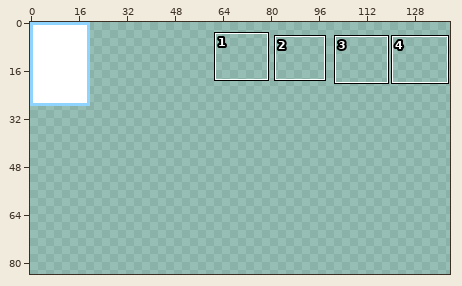
Two states of a pixel-art file, assets/gui/itembox.aseprite. Above, an overview of the earlier version with the close-up marked.
Close-up. Before:
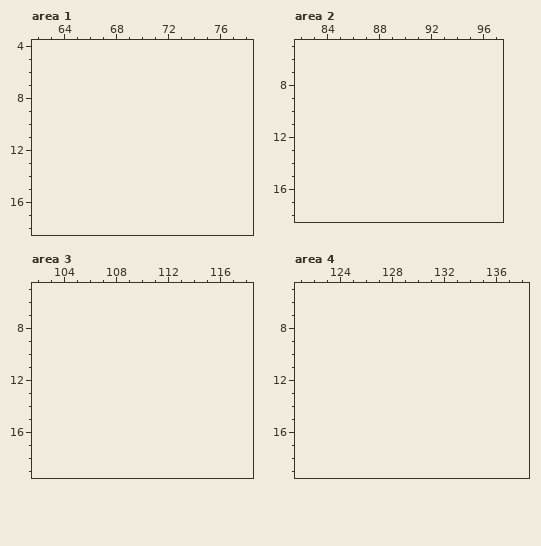
20x28 pixels, 1 frame. Shown: area 1: x 62..78, y 4..18; area 2: x 82..97, y 5..18; area 3: x 102..118, y 5..19; area 4: x 121..138, y 5..19. The old version is drawn lined up with the new one, on the new canvas. The commit also changed other parts of the picture, which this record leaves out.
New version:
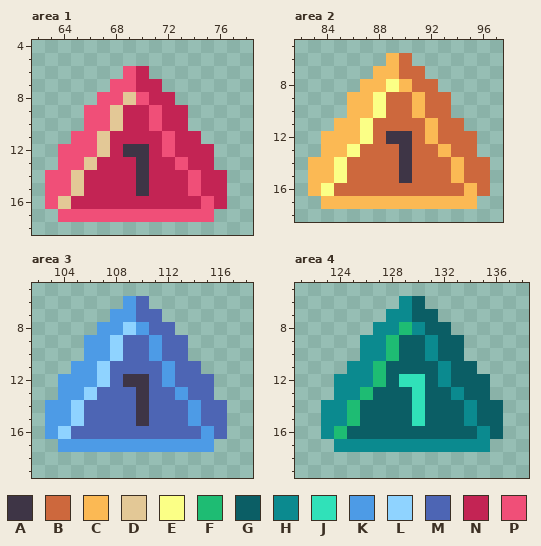
Palette (. is transparent): A #3e3546  B #cd683d  C #fbb954  D #e3c896  E #fbff86  F #1ebc73  G #0b5e65  H #0b8a8f  J #30e1b9  K #4d9be6  L #8fd3ff  M #4d65b4  N #c32454  P #f04f78
From old to new:
{"change": "canvas 20x28 -> 140x84"}
{"where": "area 1"}
{"y":6,"x":69,"old":"..","new":"PN"}
{"y":7,"x":68,"old":"....","new":"PPNN"}
{"y":8,"x":67,"old":"......","new":"PPDPNN"}
{"y":9,"x":66,"old":"........","new":"PPDNNPNN"}
{"y":10,"x":66,"old":"........","new":"PPDNNPNN"}
{"y":11,"x":65,"old":"..........","new":"PPDNNNNPNN"}
{"y":12,"x":64,"old":"............","new":"PPPDNAANPNNN"}
{"y":13,"x":64,"old":"............","new":"PPDNNNANNPNN"}
{"y":14,"x":63,"old":"..............","new":"PPDNNNNANNNPNN"}
{"y":15,"x":63,"old":"..............","new":"PPDNNNNANNNPNN"}
{"y":16,"x":63,"old":"..............","new":"PDNNNNNNNNNNPN"}
{"y":17,"x":64,"old":"............","new":"PPPPPPPPPPPP"}
{"where": "area 2"}
{"y":6,"x":89,"old":"..","new":"CB"}
{"y":7,"x":88,"old":"....","new":"CCBB"}
{"y":8,"x":87,"old":"......","new":"CCECBB"}
{"y":9,"x":86,"old":"........","new":"CCEBBCBB"}
{"y":10,"x":86,"old":"........","new":"CCEBBCBB"}
{"y":11,"x":85,"old":"..........","new":"CCEBBBBCBB"}
{"y":12,"x":84,"old":"............","new":"CCCEBAABCBBB"}
{"y":13,"x":84,"old":"............","new":"CCEBBBABBCBB"}
{"y":14,"x":83,"old":"..............","new":"CCEBBBBABBBCBB"}
{"y":15,"x":83,"old":"..............","new":"CCEBBBBABBBCBB"}
{"y":16,"x":83,"old":"..............","new":"CEBBBBBBBBBBCB"}
{"y":17,"x":84,"old":"............","new":"CCCCCCCCCCCC"}
{"where": "area 3"}
{"y":6,"x":109,"old":"..","new":"KM"}
{"y":7,"x":108,"old":"....","new":"KKMM"}
{"y":8,"x":107,"old":"......","new":"KKLKMM"}
{"y":9,"x":106,"old":"........","new":"KKLMMKMM"}
{"y":10,"x":106,"old":"........","new":"KKLMMKMM"}
{"y":11,"x":105,"old":"..........","new":"KKLMMMMKMM"}
{"y":12,"x":104,"old":"............","new":"KKKLMAAMKMMM"}
{"y":13,"x":104,"old":"............","new":"KKLMMMAMMKMM"}
{"y":14,"x":103,"old":"..............","new":"KKLMMMMAMMMKMM"}
{"y":15,"x":103,"old":"..............","new":"KKLMMMMAMMMKMM"}
{"y":16,"x":103,"old":"..............","new":"KLMMMMMMMMMMKM"}
{"y":17,"x":104,"old":"............","new":"KKKKKKKKKKKK"}
{"where": "area 4"}
{"y":6,"x":129,"old":"..","new":"HG"}
{"y":7,"x":128,"old":"....","new":"HHGG"}
{"y":8,"x":127,"old":"......","new":"HHFHGG"}
{"y":9,"x":126,"old":"........","new":"HHFGGHGG"}
{"y":10,"x":126,"old":"........","new":"HHFGGHGG"}
{"y":11,"x":125,"old":"..........","new":"HHFGGGGHGG"}
{"y":12,"x":124,"old":"............","new":"HHHFGJJGHGGG"}
{"y":13,"x":124,"old":"............","new":"HHFGGGJGGHGG"}
{"y":14,"x":123,"old":"..............","new":"HHFGGGGJGGGHGG"}
{"y":15,"x":123,"old":"..............","new":"HHFGGGGJGGGHGG"}
{"y":16,"x":123,"old":"..............","new":"HFGGGGGGGGGGHG"}
{"y":17,"x":124,"old":"............","new":"HHHHHHHHHHHH"}
{"label":"added","picture_box":[45,66,227,222]}
{"label":"added","picture_box":[308,53,490,209]}
{"label":"added","picture_box":[45,296,227,452]}
{"label":"added","picture_box":[321,296,503,452]}
